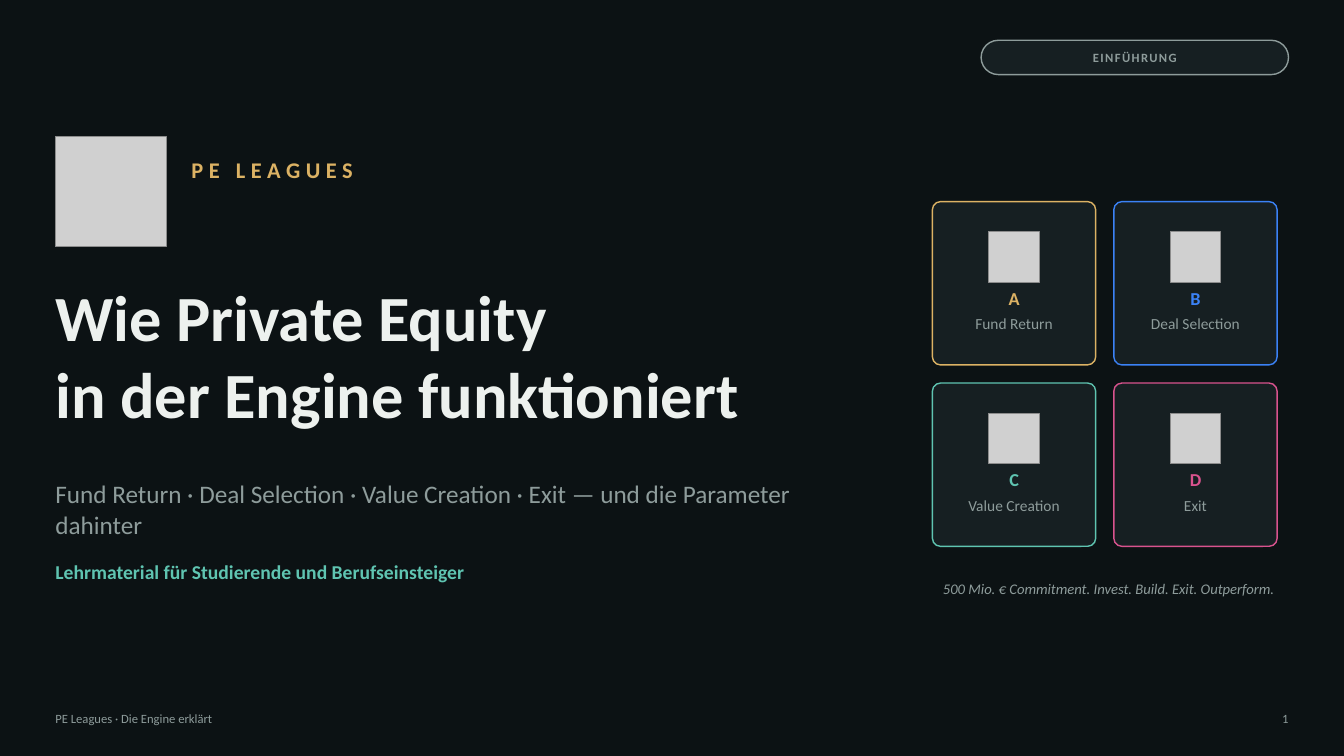
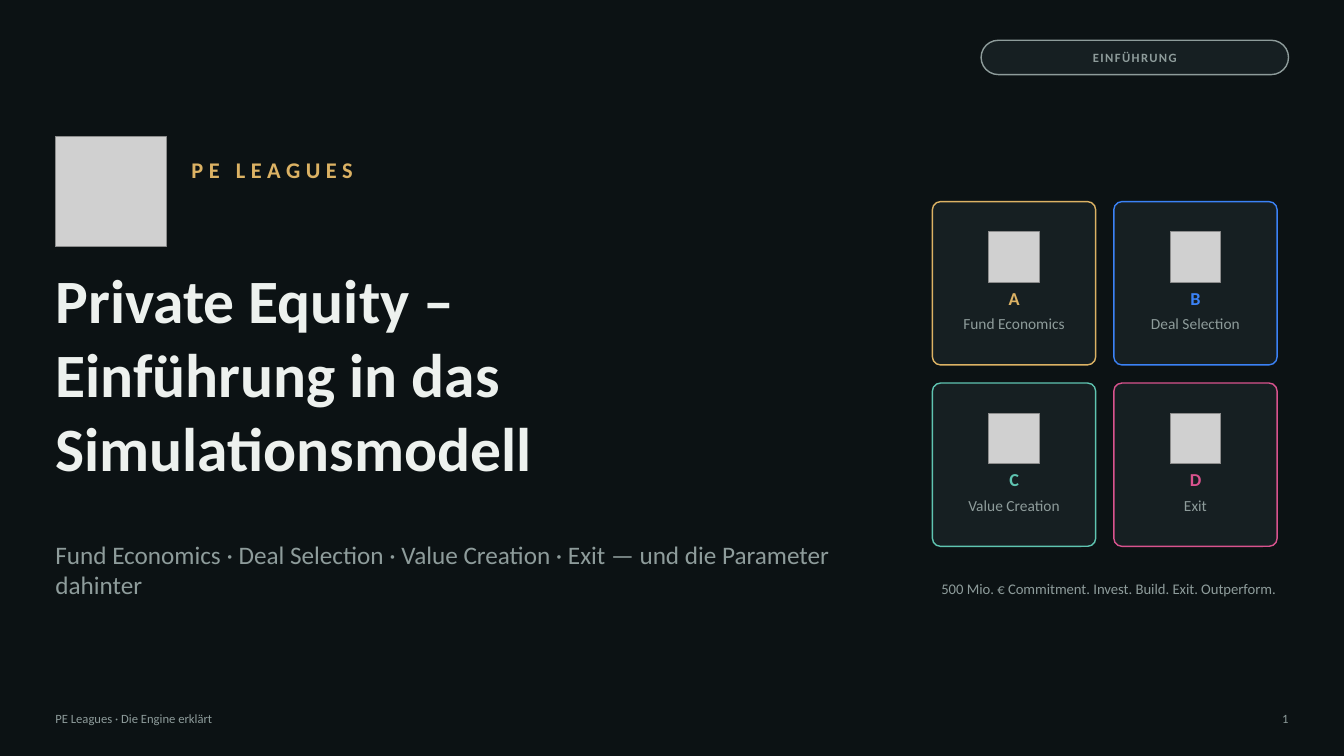
Before and after one commit to thematicum-dev/pe-leagues, a slide deck: slide 1 of docs/lehrmaterial/PE-Leagues_Engine-erklaert.pptx. Drawn at 1344x756 pixels with LibreOffice and Linux fonts; fonts in the diff are those of the drawing; grey boxes stand for pictures. Boxes give left, top, right and bottom in pixels: in the first picture for what was removed or moved away, otherwise in the second. Text is boxed around its words. In the diff, an @@ line names an element or a change of style, - is before the commit and + after.

```diff
--- a/docs/lehrmaterial/PE-Leagues_Engine-erklaert.pptx
+++ b/docs/lehrmaterial/PE-Leagues_Engine-erklaert.pptx
@@ text at bbox=[55, 279, 531, 472]: text changed; size 46 to 44 pt @@
-Wie Private Equity
-in der Engine funktioniert
+Private Equity –
+Einführung in das
+Simulationsmodell
@@ text at bbox=[963, 318, 1064, 329]: text changed @@
-Fund Return
+Fund Economics
@@ text at bbox=[55, 546, 829, 594]: text changed @@
-Fund Return · Deal Selection · Value Creation · Exit — und die Parameter dahinter
+Fund Economics · Deal Selection · Value Creation · Exit — und die Parameter dahinter
@@ text removed at bbox=[55, 565, 464, 583] @@
-Lehrmaterial für Studierende und Berufseinsteiger
@@ text "500 Mio. € Commitment. Invest. ..." at bbox=[941, 584, 1276, 596]: italic off @@
```
Also in this commit, not shown: 38 other slides changed, 2 slides added, 1 slide removed, 1 other file.
